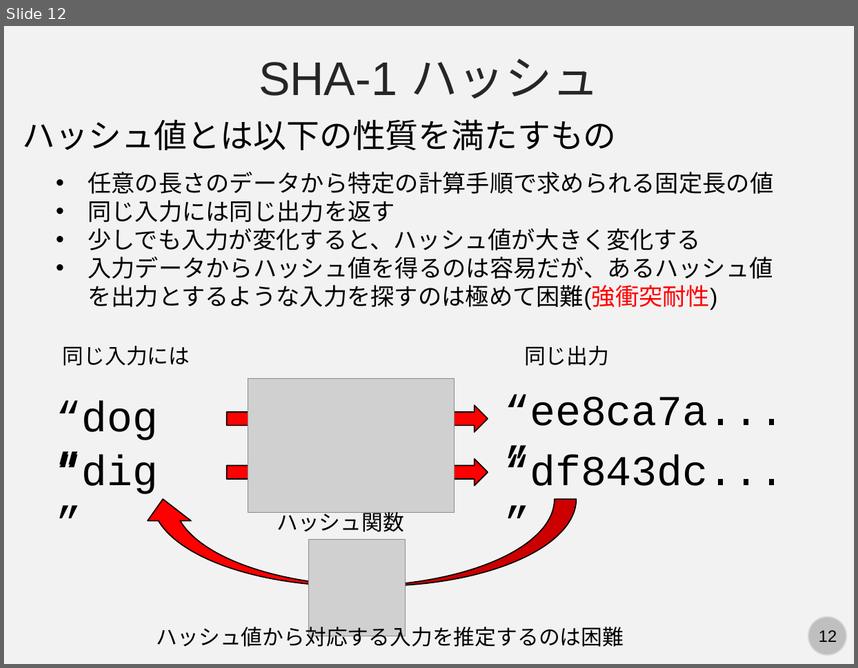
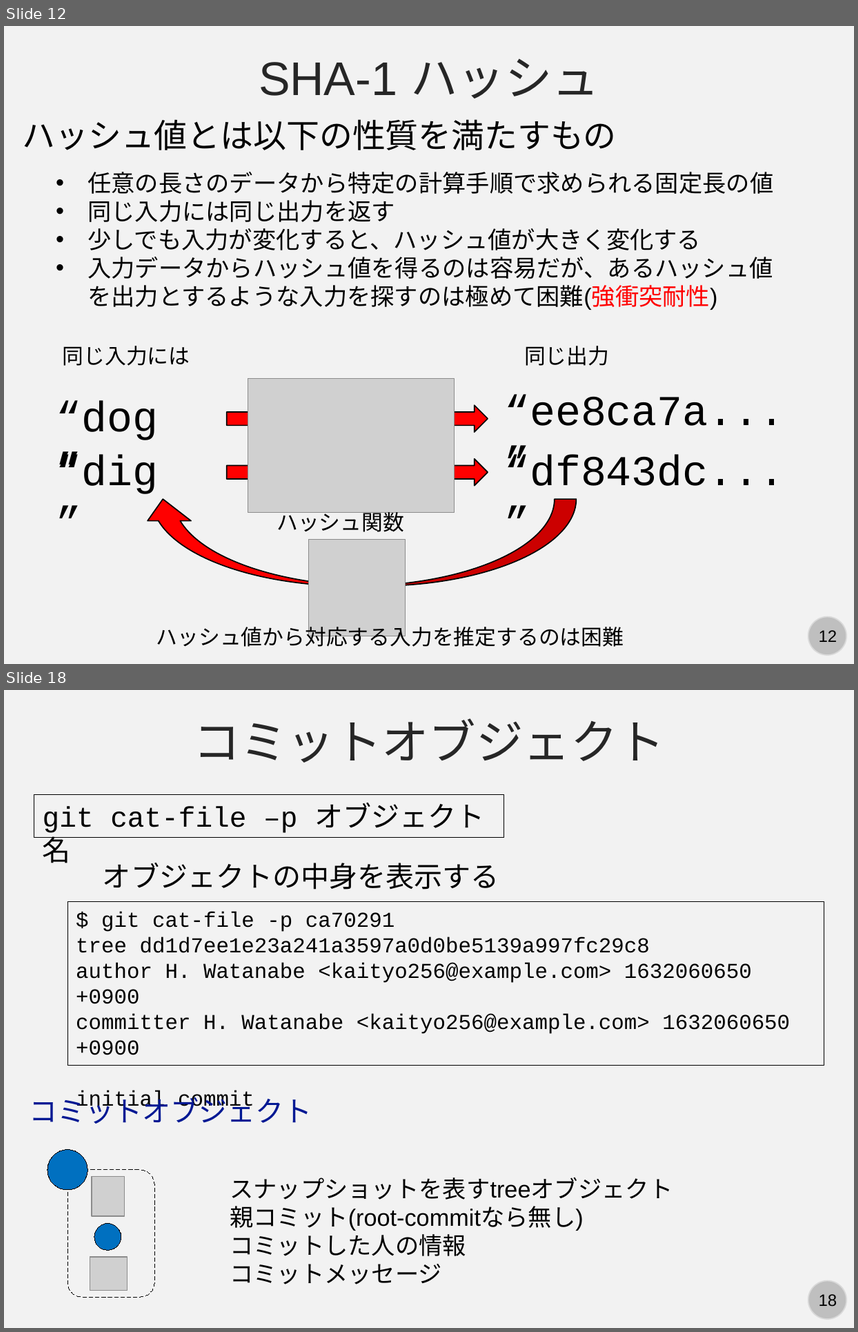
Before and after one commit to kaityo256/github, a slide deck: internals/fig/slide.pptx. Shown one above the other, each under a label of ours: slide 12 before the commit, slides 12 and 18 after it; the slides between them are not shown. The pictures are 858x668 and 858x1332 pixels, drawn with LibreOffice and Linux fonts; fonts in the diff are those of the drawing; grey boxes stand for pictures. Boxes give left, top, right and bottom in pixels: in the first picture for what was removed or moved away, otherwise in the second. Text is boxed around its words. In the diff, an @@ line names an element or a change of style, - is before the commit and + after.

Commit message:
Gitの中身のスライド完成

```diff
--- a/internals/fig/slide.pptx
+++ b/internals/fig/slide.pptx
@@ slide 18 added at [4, 690, 854, 1328], background #F2F2F2; not listed: 2 template elements that a slide beside it also shows @@
@@ text added at [193, 718, 665, 762], 40 pt, text #262626 @@
+コミットオブジェクト
@@ rectangle added at [34, 795, 504, 837], outline #000000 0.75 pt, 24 pt, text #000000 @@
+git cat-file –p オブジェクト名
@@ text added at [103, 862, 499, 889], 24 pt, text #000000 @@
+オブジェクトの中身を表示する
@@ rectangle added at [67, 902, 824, 1065], outline #000000 0.75 pt, 18 pt, text #000000 @@
+$ git cat-file -p ca70291
+tree dd1d7ee1e23a241a3597a0d0be5139a997fc29c8
+author H. Watanabe <kaityo256@example.com> 1632060650 +0900
+committer H. Watanabe <kaityo256@example.com> 1632060650 +0900
+initial commit
@@ text added at [29, 1092, 312, 1123], 24 pt, text #011893 @@
+コミットオブジェクト
@@ ellipse added at [47, 1149, 87, 1189], fill #0070C0, outline #000000 0.75 pt @@
@@ rounded rectangle added at [67, 1170, 154, 1297], outline #000000 0.75 pt dashed @@
@@ picture added at [92, 1176, 125, 1216] @@
@@ text added at [230, 1177, 673, 1284], 20 pt, text #000000 @@
+スナップショットを表すtreeオブジェクト
+親コミット(root-commitなら無し)
+コミットした人の情報
+コミットメッセージ
@@ ellipse added at [94, 1223, 121, 1250], fill #0070C0, outline #000000 0.75 pt @@
@@ picture added at [90, 1256, 128, 1290] @@
```
Also in this commit, not shown: 1 slide changed, 23 other slides added, 4 other files.
